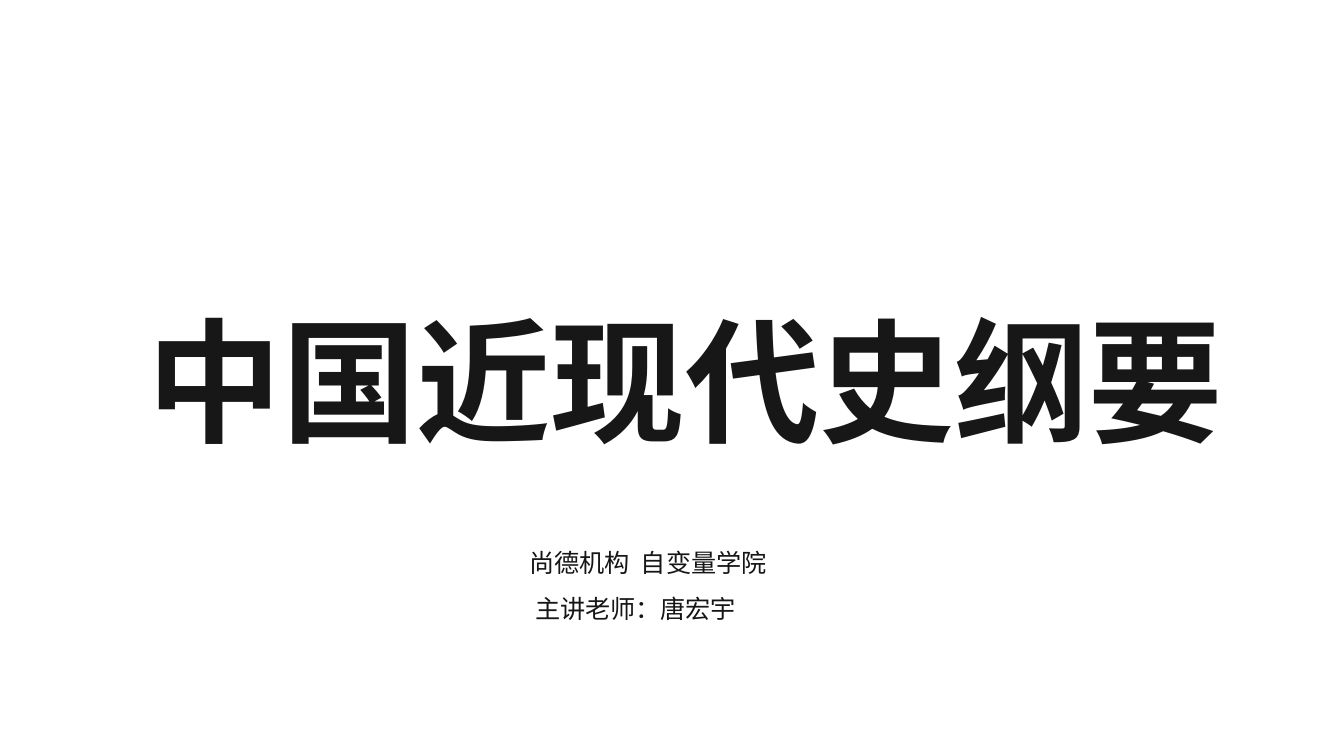
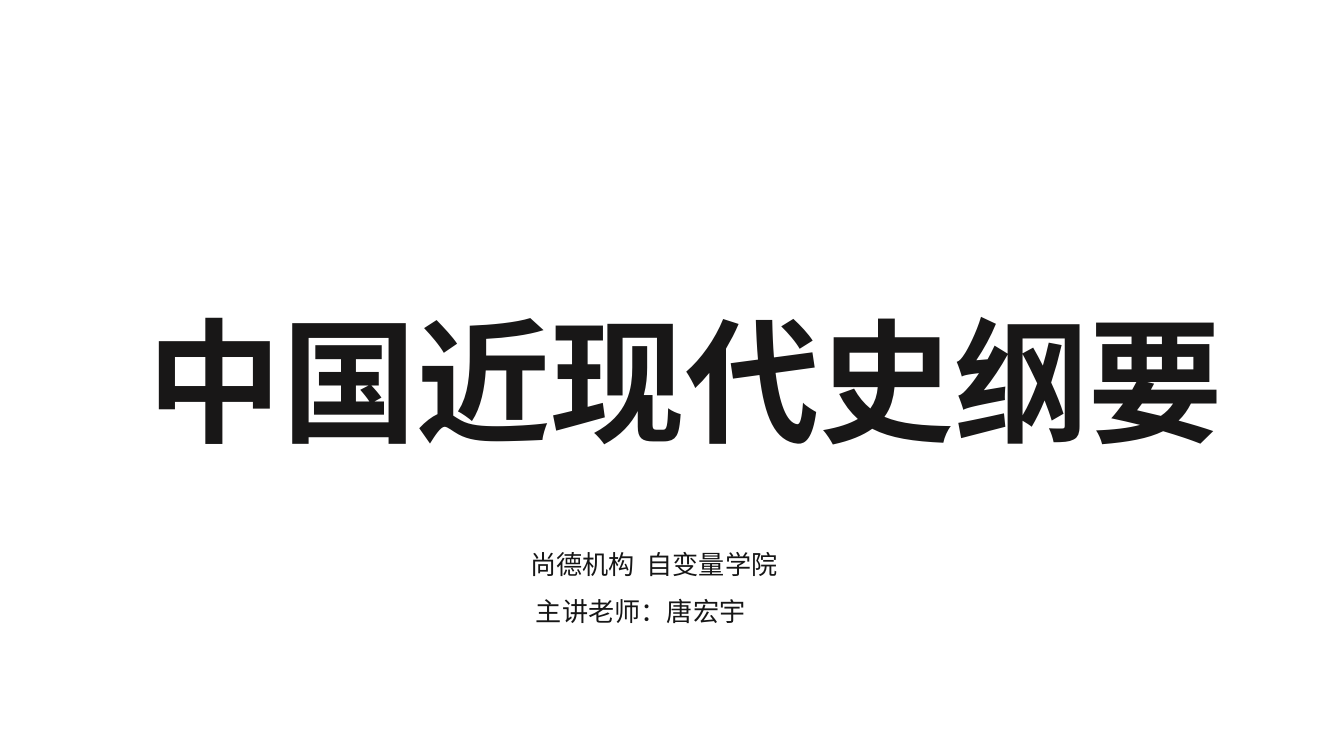
Before and after one commit to Call-me-zhy/tangtang, a slide deck: slide 1 of 5 中国近现代史纲要/课件/中国近现代史纲要精讲2.pptx. Drawn at 1344x756 pixels with LibreOffice and Linux fonts; fonts in the diff are those of the drawing; background and template pictures are left out. Boxes give left, top, right and bottom in pixels: in the first picture for what was removed or moved away, otherwise in the second. Text is boxed around its words. In the diff, an @@ line names an element or a change of style, - is before the commit and + after.

```diff
--- a/5 中国近现代史纲要/课件/中国近现代史纲要精讲2.pptx
+++ b/5 中国近现代史纲要/课件/中国近现代史纲要精讲2.pptx
@@ text "尚德机构 自变量学院" at [530,552,778,623]: size 13.5 to 14 pt @@
```
Also in this commit, not shown: 5 other slides changed, 1 slide added, 8 other files.
